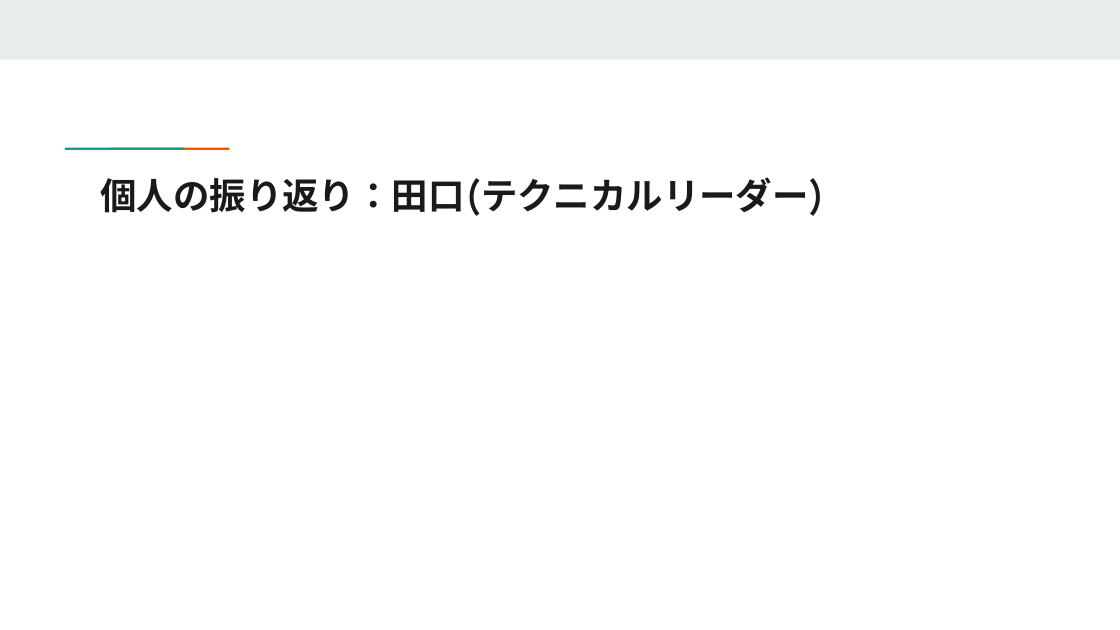
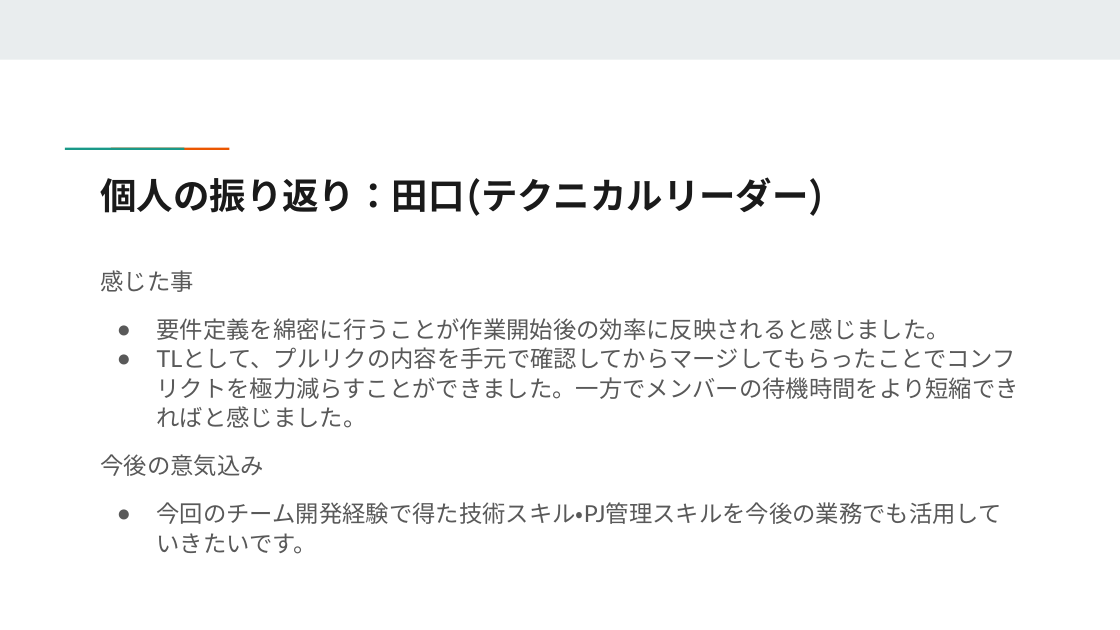
Before and after one commit to reskill-java-2024-nomura/Nomcnc, a slide deck: slide 11 of document/成果発表会資料.pptx (slide 10 before the commit). Drawn at 1120x630 pixels with LibreOffice and Linux fonts; fonts in the diff are those of the drawing. Boxes give left, top, right and bottom in pixels: in the first picture for what was removed or moved away, otherwise in the second. Text is boxed around its words. In the diff, an @@ line names an element or a change of style, - is before the commit and + after.

```diff
--- a/document/成果発表会資料.pptx
+++ b/document/成果発表会資料.pptx
@@ text added at (101,270,1019,524), 15 pt, text #595959 @@
+感じた事
+● 要件定義を綿密に行うことが作業開始後の効率に反映されると感じました。
+● TLとして、プルリクの内容を手元で確認してからマージしてもらったことでコンフリクトを極力減らすことができました。一方でメンバーの待機時間をより短縮できればと感じました。
+今後の意気込み
+● 今回のチーム開発経験で得た技術スキル・PJ管理スキルを今後の業務でも活用していきたいです。
```
Also in this commit, not shown: 9 other slides changed, 1 slide added.
